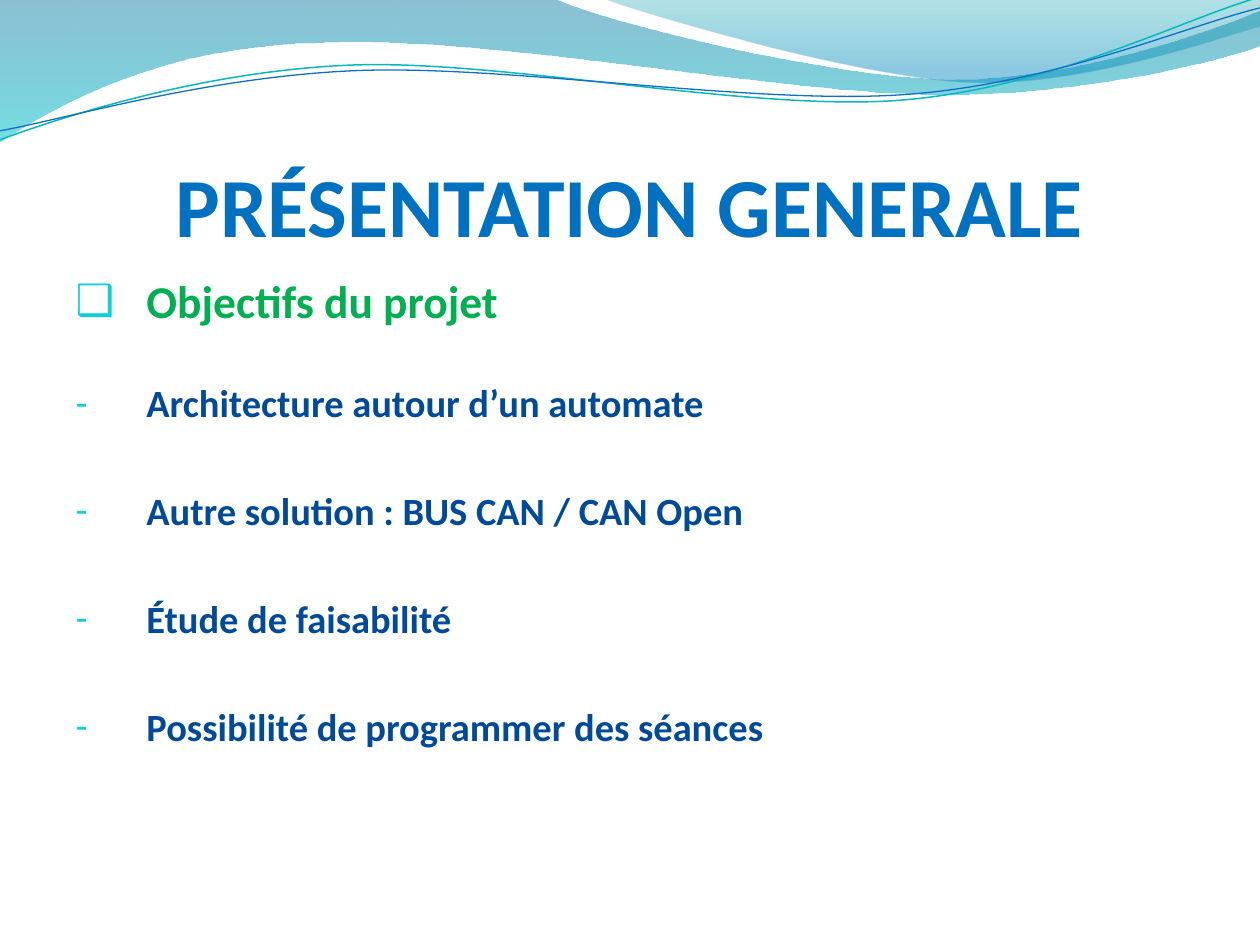
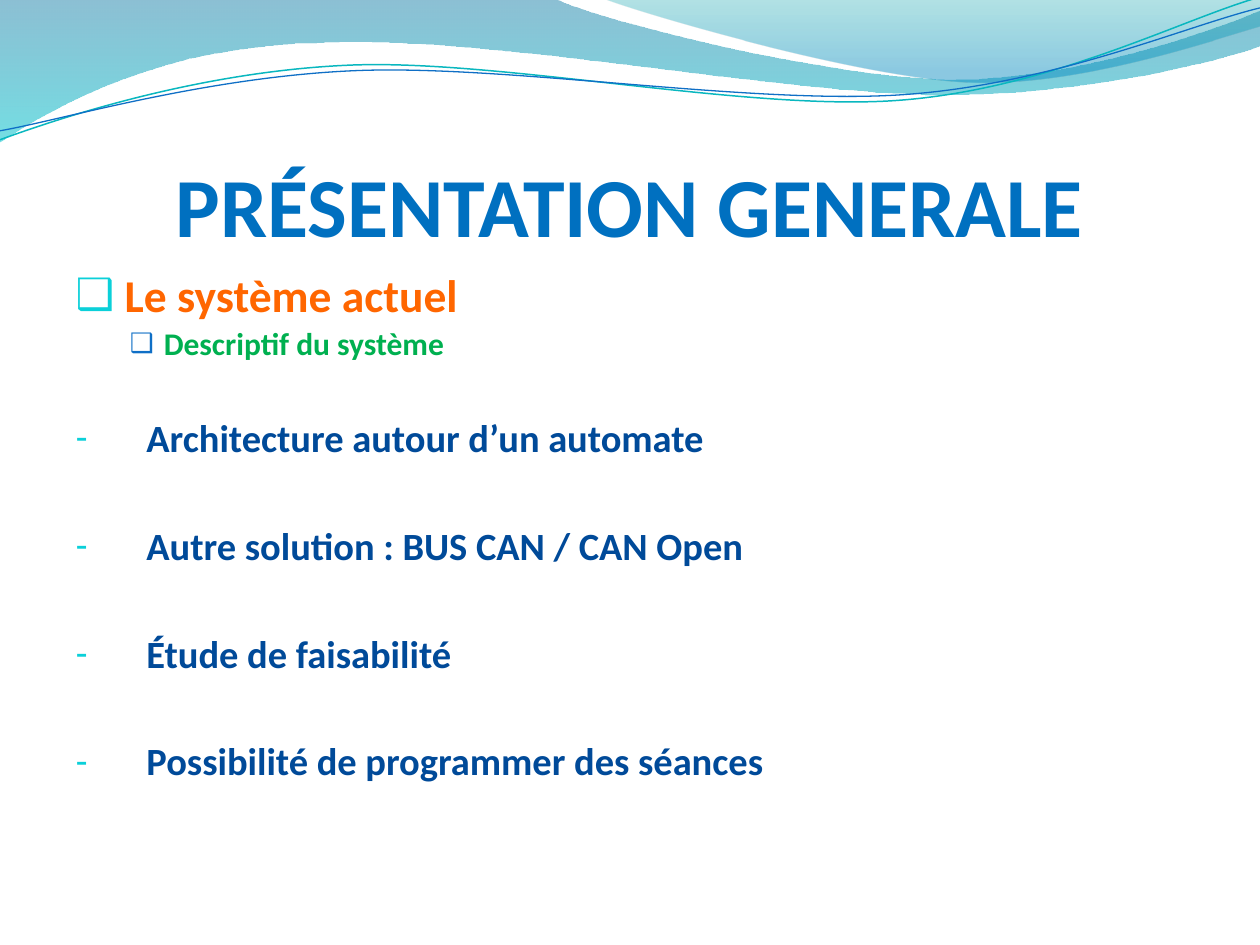
Before and after one commit to hardware/AscenseurPoissons, a slide deck: slide 4 of REVUES/REVUE ANALYSE/RevueAnalysePPT.pptx. Drawn at 1260x945 pixels with LibreOffice and Linux fonts; fonts in the diff are those of the drawing; background and template pictures are left out. Boxes give left, top, right and bottom in pixels: in the first picture for what was removed or moved away, otherwise in the second. Text is boxed around its words. In the diff, an @@ line names an element or a change of style, - is before the commit and + after.

```diff
--- a/REVUES/REVUE ANALYSE/RevueAnalysePPT.pptx
+++ b/REVUES/REVUE ANALYSE/RevueAnalysePPT.pptx
@@ text at [125,280,458,360]: text changed; size 26 to 18 pt @@
-❑ Objectifs du projet
+❑ Le système actuel
+  ❑ Descriptif du système
```
Also in this commit, not shown: 6 other slides changed.
